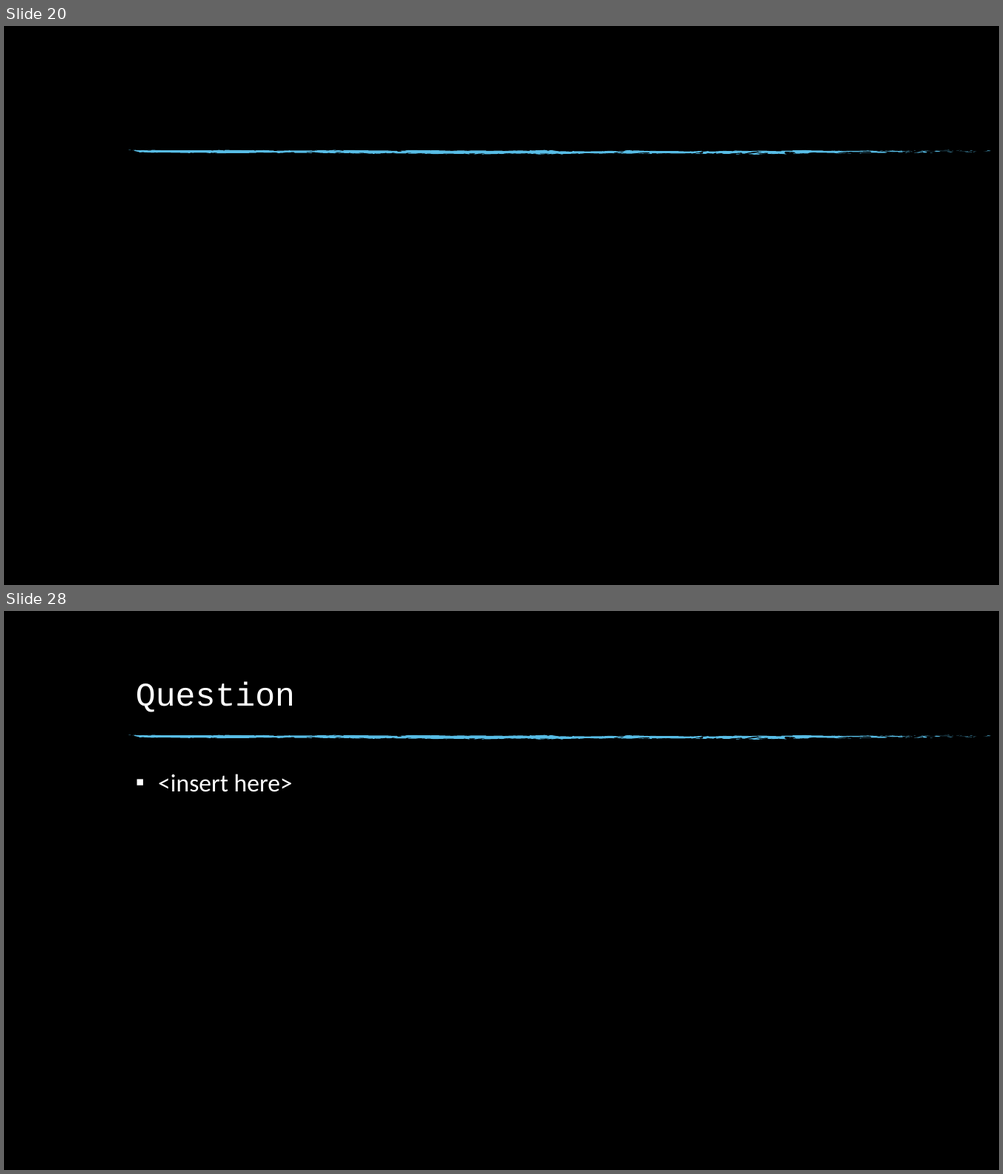
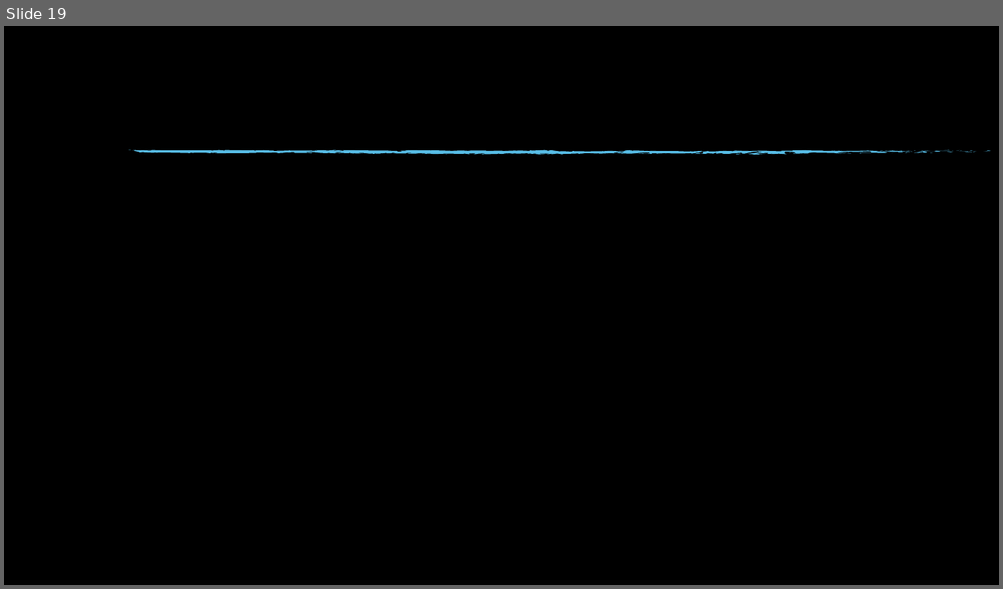
Before and after one commit to msnyde8/Graduate_Project-Upset_Potential, a slide deck: Upset Potential in the NFL.pptx. Shown one above the other, each under a label of ours: slides 20 and 28 before the commit, slide 19 after it; the slides between them are not shown. The pictures are 1003x1174 and 1003x589 pixels, drawn with LibreOffice and Linux fonts; fonts in the diff are those of the drawing; background and template pictures are left out. Boxes give left, top, right and bottom in pixels: in the first picture for what was removed or moved away, otherwise in the second. Text is boxed around its words. In the diff, an @@ line names an element or a change of style, - is before the commit and + after.

```diff
--- a/Upset Potential in the NFL.pptx
+++ b/Upset Potential in the NFL.pptx
@@ slide 28 removed at (4, 611, 999, 1170), background picture (left out); not listed: 74 template elements that a slide beside it also shows @@
@@ title removed at (136, 682, 295, 712) @@
-Question
@@ text removed at (158, 774, 293, 792) @@
-▪ <insert here>
@@ what was slide 20 is now slide 19 @@
```
Also in this commit, not shown: 12 slides changed, 1 slide added, 5 other slides removed, 1 other file.
